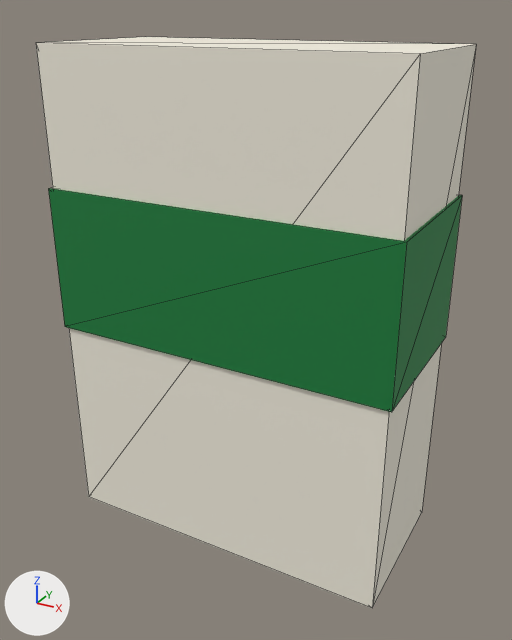
Two versions of the glTF model public/models/products/groceries/rice-bag.glb, one commit apart.
Camera for both pictures: a 50 mm lens placed at (0.222, -0.398, 0.359), pointed at (0.005, -0.003, 0.161). The lights are fixed; the arrows at lower left show +X, +Y and +Z. The picture after the commit comes second. Mesh edges are drawn as thin lines. Where no turn or scale is listed for an object, it has been applied to the vertices. Vertices at exactly the same position are counted once.

The first picture shows 'Brand_Stripe', 'Sack_Body'.
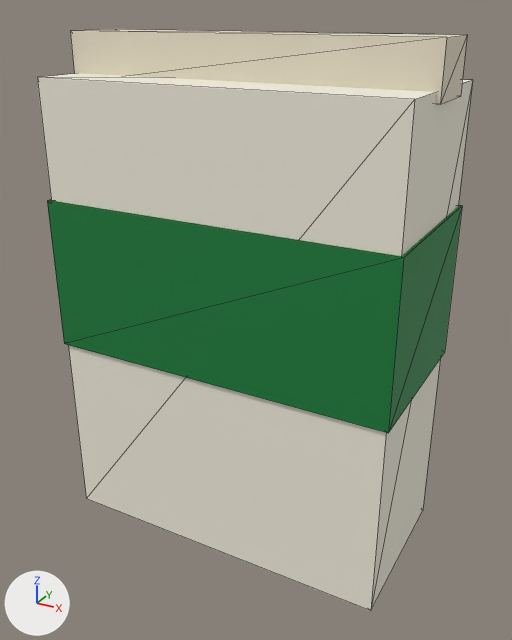
The change in detail:
Material 'SackCrimp' (mat_sackcrimp) is new.
Its base color is (0.815, 0.745, 0.591) (pale yellow #e9e0ca).
Its metallic is 0.05.
Its roughness is 0.88.
me_sack_body_mesh is used by ob_sack_body; location (0.0, 0.0, 0.17).
me_sack_body_mesh had 8 vertices, 12 faces and spanned x -0.12..0.12, y -0.055..0.055, z -0.17..0.17.
me_sack_body_mesh now has 8 vertices, 12 faces and spans x -0.12..0.12, y -0.058..0.058, z -0.16..0.16.
me_sack_body_mesh part 1: the whole mesh is scaled about its middle by (1, 1.05, 0.941).
me_brand_stripe_mesh is used by ob_brand_stripe; location (0.0, 0.0, 0.2).
me_brand_stripe_mesh had 8 vertices, 12 faces and spanned x -0.122..0.122, y -0.057..0.057, z -0.05..0.05.
me_brand_stripe_mesh now has 8 vertices, 12 faces and spans x -0.122..0.122, y -0.06..0.06, z -0.052..0.052.
me_brand_stripe_mesh part 2: the whole mesh is scaled about its middle by (1, 1.04, 1.05).
Mesh me_sack_top_crimp_mesh is new.
It is a box spanning x -0.122..0.122, y -0.021..0.021, z -0.016..0.016.
It uses material mat_sackcrimp (pale yellow #e9e0ca).
Object 'Sack_Body' (ob_sack_body) moves from (0.0, 0.0, 0.17) to (0.0, 0.0, 0.16).
Object 'Brand_Stripe' (ob_brand_stripe) moves from (0.0, 0.0, 0.2) to (0.0, 0.0, 0.19).
Object 'Sack_Top_Crimp' (ob_sack_top_crimp) is new; it shows me_sack_top_crimp_mesh.
Its location is (0.0, 0.0, 0.33).

Changed parts and their boxes [x1, y1, x2, y2] in the pictures (512 x 640 px):
'Sack_Body', rescaled
    before: [36, 37, 476, 608]
    after: [37, 73, 473, 611]
'Brand_Stripe', moved, rescaled
    before: [49, 188, 462, 412]
    after: [47, 200, 462, 433]
'Sack_Top_Crimp', added (pale yellow)
    after: [70, 29, 467, 104]
